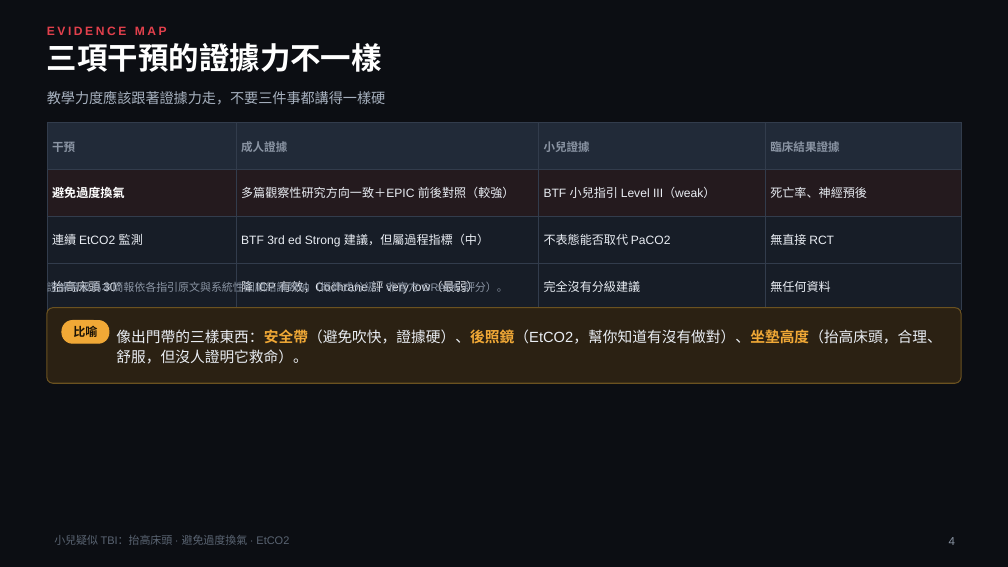
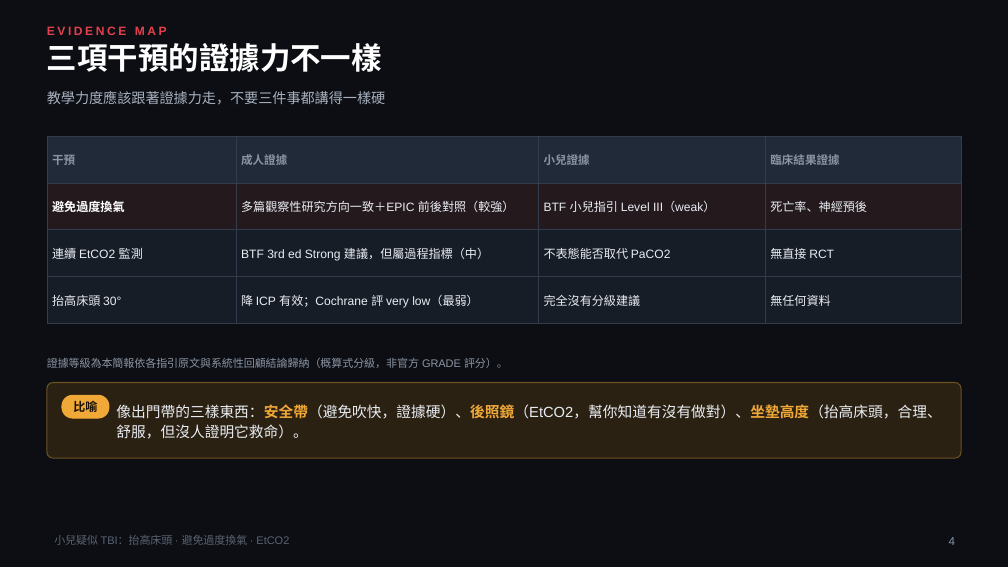
Before and after one commit to limzijiang/ped-tbi-ventilation-position, a slide deck: slide 4 of ped-tbi-etco2-teaching.pptx. Drawn at 1008x567 pixels with LibreOffice and Linux fonts; fonts in the diff are those of the drawing. Boxes give left, top, right and bottom in pixels: in the first picture for what was removed or moved away, otherwise in the second. Text is boxed around its words. In the diff, an @@ line names an element or a change of style, - is before the commit and + after.

```diff
--- a/ped-tbi-etco2-teaching.pptx
+++ b/ped-tbi-etco2-teaching.pptx
@@ table: place and size @@
-table at [47,123,961,299]
+table at [47,136,961,311]
@@ 3 texts, 2 rounded rectangles: place and size @@
-3 texts, 2 rounded rectangles at [47,281,961,383]
+3 texts, 2 rounded rectangles at [47,358,961,458]
```
Also in this commit, not shown: 29 other slides changed, 1 other file.
